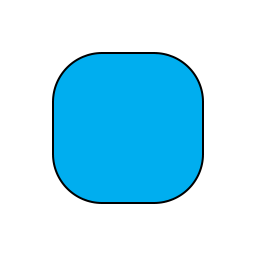
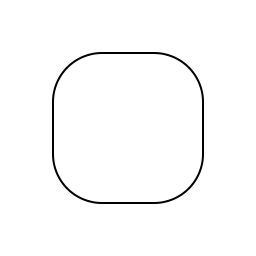
Comparing the layer stacks of the two 256×256 images. Changes:
pixels changed over [54,54,202,202] (layer not identified)
